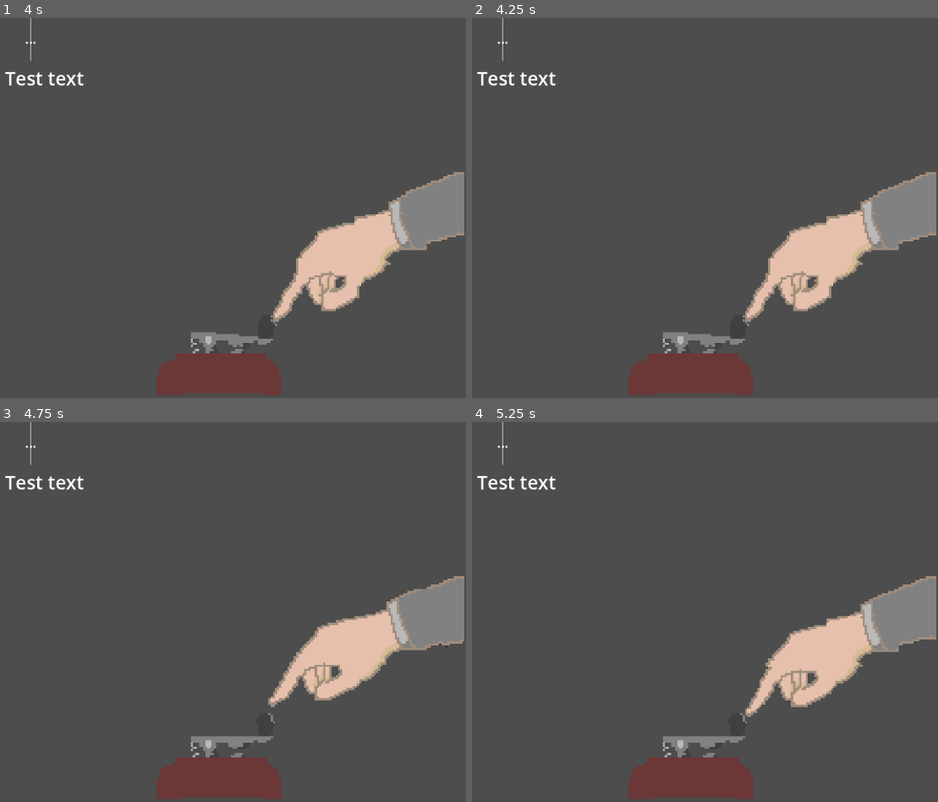
Above: before the commit, frames 1-4 (two rows, left to right).
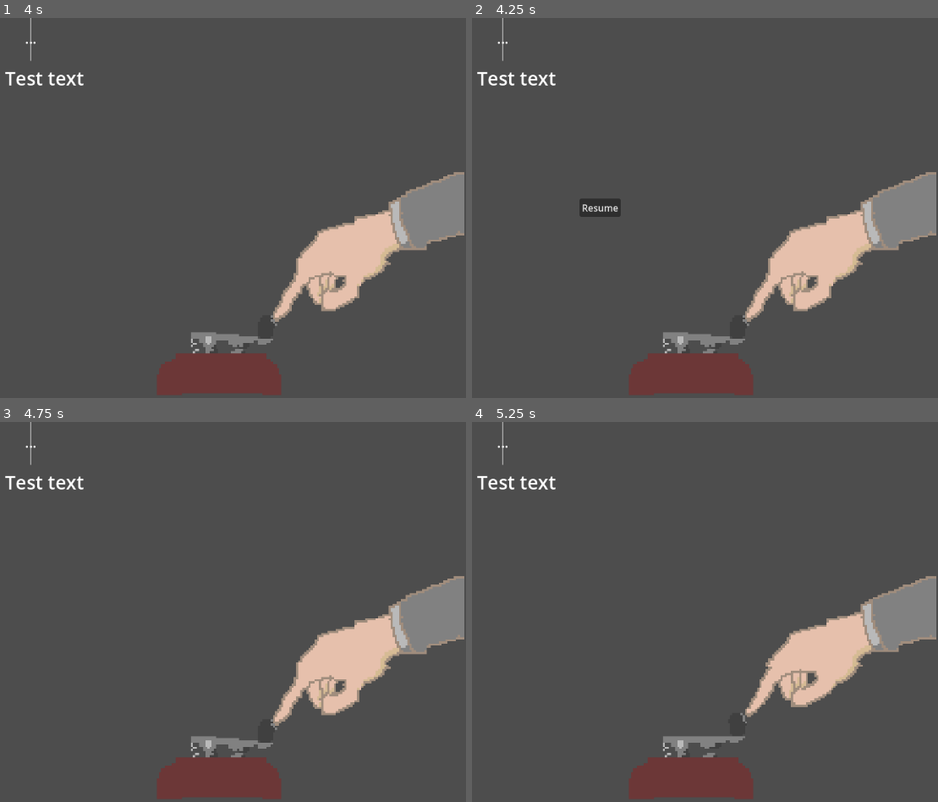
Above: after the commit, the same moments.

Repository: Nidjo123/LD53
Game: Godot game, scene res://Scenes/Telegraph.tscn
Same seed, same stepped clock (60 frames per second), same inputs: the game is played once before the commit and once after it.
Inputs (mouse positions are in pixels of both pictures, inside the frame that each line leads up to):
- Up to frame 1 (4 s): tap Enter at 0.5, 2.75 s; hold Down (telegraph_press) 0.53-1.28 s; tap Space at 1.25 s; tap Down (telegraph_press) at 1.35, 2.85 s; hold Down (telegraph_press) 2.03-2.78 s; hold Down (telegraph_press) from 3.53 s (still down)
- Up to frame 2 (4.25 s): keep holding Down (telegraph_press); tap Escape (ui_cancel) at 4.15 s
- Up to frame 3 (4.75 s): release Down (telegraph_press) at 4.25 s; click (125, 612) at 4.25 s, where only the run after the commit has a clickable "Resume"
- Up to frame 4 (5.25 s): tap Space at 5 s; tap Down (telegraph_press) at 5.1 s

Frame 1 is identical in both runs. In frame 2, 0.4% of the frame differs, in the area x 23-32%, y 47-53%; in frame 3, 3.0%, in the area x 46-100%, y 43-87%; in frame 4, nothing differs.

Commit message:
Add basic pause menu

Diff:
--- a/Scenes/MorseText.tscn
+++ b/Scenes/MorseText.tscn
@@ -1,7 +1,7 @@
-[gd_scene load_steps=3 format=3 uid="uid://b2pj2iffcghis"]
+[gd_scene load_steps=3 format=3 uid="uid://c0778ivao4xo2"]
 
 [ext_resource type="Script" path="res://Scripts/MorseText.gd" id="1_eyuaq"]
-[ext_resource type="Script" path="res://Scenes/ColorRect.gd" id="2_6yalb"]
+[ext_resource type="Script" path="res://Scripts/ColorRect.gd" id="2_yw643"]
 
 [node name="MorseText" type="Control"]
 layout_mode = 3
@@ -27,7 +27,7 @@
 offset_right = 3.0
 offset_bottom = 76.0
 color = Color(1, 0, 1, 1)
-script = ExtResource("2_6yalb")
+script = ExtResource("2_yw643")
 
 [node name="Timer" type="Timer" parent="ColorRect"]
 
--- a/Scenes/Telegraph.tscn
+++ b/Scenes/Telegraph.tscn
@@ -1,27 +1,61 @@
-[gd_scene load_steps=5 format=3 uid="uid://cj1vd15gpuj6g"]
+[gd_scene load_steps=7 format=3 uid="uid://cb5khxpbu7ecs"]
 
 [ext_resource type="PackedScene" uid="uid://cytf7hrfph3ta" path="res://Scenes/MorseController.tscn" id="1_dot85"]
-[ext_resource type="Script" path="res://Scenes/Telegraph.gd" id="1_h13cq"]
-[ext_resource type="PackedScene" uid="uid://b2pj2iffcghis" path="res://Scenes/MorseText.tscn" id="2_pj4sx"]
+[ext_resource type="Script" path="res://Scripts/GameController.gd" id="1_f4xmj"]
+[ext_resource type="Script" path="res://Telegraph.gd" id="2_ff80x"]
+[ext_resource type="PackedScene" uid="uid://c0778ivao4xo2" path="res://Scenes/MorseText.tscn" id="2_pj4sx"]
 [ext_resource type="SpriteFrames" uid="uid://becau161cstrh" path="res://Animations/TelegraphPressNewFrames.tres" id="4_5km8r"]
+[ext_resource type="Script" path="res://Scripts/PauseMenu.gd" id="6_k7rt0"]
 
 [node name="TelegraphScene" type="Node2D"]
-script = ExtResource("1_h13cq")
+script = ExtResource("1_f4xmj")
 
-[node name="MorseController" parent="." instance=ExtResource("1_dot85")]
+[node name="Game" type="Node2D" parent="."]
+script = ExtResource("2_ff80x")
 
-[node name="MorseText" parent="." instance=ExtResource("2_pj4sx")]
+[node name="MorseController" parent="Game" instance=ExtResource("1_dot85")]
 
-[node name="TelegraphAnimation" type="AnimatedSprite2D" parent="."]
+[node name="MorseText" parent="Game" instance=ExtResource("2_pj4sx")]
+
+[node name="TelegraphAnimation" type="AnimatedSprite2D" parent="Game"]
 position = Vector2(574.889, 324)
 scale = Vector2(3.58889, 3.58889)
 sprite_frames = ExtResource("4_5km8r")
 animation = &"idle"
 speed_scale = 3.0
 
-[connection signal="letter_typed" from="MorseController" to="." method="_on_morse_controller_letter_typed"]
-[connection signal="telegraph_pressed" from="MorseController" to="." method="_on_morse_controller_telegraph_pressed"]
-[connection signal="telegraph_pressed" from="MorseController" to="MorseController" method="_on_telegraph_pressed"]
-[connection signal="telegraph_released" from="MorseController" to="." method="_on_morse_controller_telegraph_released"]
-[connection signal="telegraph_released" from="MorseController" to="MorseController" method="_on_telegraph_released"]
-[connection signal="animation_finished" from="TelegraphAnimation" to="." method="_on_telegraph_animation_animation_finished"]
+[node name="PauseMenu" type="Control" parent="."]
+process_mode = 3
+layout_mode = 3
+anchors_preset = 0
+offset_right = 40.0
+offset_bottom = 40.0
+script = ExtResource("6_k7rt0")
+
+[node name="CenterContainer" type="CenterContainer" parent="PauseMenu"]
+layout_mode = 0
+offset_right = 1152.0
+offset_bottom = 648.0
+
+[node name="Panel" type="Panel" parent="PauseMenu/CenterContainer"]
+layout_mode = 2
+
+[node name="VBoxContainer" type="VBoxContainer" parent="PauseMenu/CenterContainer/Panel"]
+layout_mode = 2
+offset_left = -35.0
+offset_top = -16.0
+offset_right = 35.0
+offset_bottom = 15.0
+
+[node name="ResumeButton" type="Button" parent="PauseMenu/CenterContainer/Panel/VBoxContainer"]
+layout_mode = 2
+text = "Resume"
+
+[connection signal="game_resumed" from="." to="Game/MorseController" method="_reset_state"]
+[connection signal="letter_typed" from="Game/MorseController" to="Game" method="_on_morse_controller_letter_typed"]
+[connection signal="telegraph_pressed" from="Game/MorseController" to="Game" method="_on_morse_controller_telegraph_pressed"]
+[connection signal="telegraph_pressed" from="Game/MorseController" to="Game/MorseController" method="_on_telegraph_pressed"]
+[connection signal="telegraph_released" from="Game/MorseController" to="Game" method="_on_morse_controller_telegraph_released"]
+[connection signal="telegraph_released" from="Game/MorseController" to="Game/MorseController" method="_on_telegraph_released"]
+[connection signal="animation_finished" from="Game/TelegraphAnimation" to="Game" method="_on_telegraph_animation_animation_finished"]
+[connection signal="pressed" from="PauseMenu/CenterContainer/Panel/VBoxContainer/ResumeButton" to="." method="_on_resume_button_pressed"]
--- /dev/null
+++ b/Scripts/GameController.gd
@@ -0,0 +1,29 @@
+extends Node2D
+
+
+signal game_paused
+signal game_resumed
+
+
+func _ready():
+	$PauseMenu.hide()
+
+
+func _process(delta):
+	if Input.is_action_just_pressed("ui_cancel"):
+		set_paused(true)
+
+
+func set_paused(paused):
+	if get_tree().paused == paused:
+		return
+	if paused:
+		game_paused.emit()
+	$PauseMenu.visible = paused
+	get_tree().paused = paused
+	if not paused:
+		game_resumed.emit()
+
+
+func _on_resume_button_pressed():
+	set_paused(false)
--- a/Scripts/MorseAudio.gd
+++ b/Scripts/MorseAudio.gd
@@ -5,8 +5,10 @@
 @export var pulse_hz: float = 320.0
 @export var rand_range: float = 0.1
 
+
 var phase = 0.0
 var playback: AudioStreamPlayback = null
+
 
 func _fill_buffer():
 	var increment = pulse_hz / sample_hz
@@ -15,7 +17,6 @@
 	while to_fill > 0:
 		var frame = Vector2.ONE * sin(phase * TAU)
 		playback.push_frame(frame)  # audio frames are stereo
-		var next_phase = phase + increment
 		phase = fmod(phase + increment, 1.0)
 		to_fill -= 1
 
--- a/Scripts/MorseController.gd
+++ b/Scripts/MorseController.gd
@@ -30,6 +30,8 @@
 		input = '-'
 
 	inputs += input
+	if input == '':
+		input = 'nothing'
 	print("Registered %s, elapsed %f" % [input, pressed_elapsed])
 
 
@@ -60,3 +62,10 @@
 	_register_input()
 	is_pressed = false
 	idle_elapsed = 0
+
+
+func _reset_state():
+	is_pressed = false
+	idle_elapsed = 0
+	pressed_elapsed = 0
+	$MorseAudio.stream_paused = true
--- a/Scripts/MorseText.gd
+++ b/Scripts/MorseText.gd
@@ -35,7 +35,7 @@
 
 func advance_letter(letter: String):
 	var expected_letter = $Text.text[letter_idx]
-	if letter == '' or letter.nocasecmp_to(expected_letter):
+	if letter == '' or letter.nocasecmp_to(expected_letter) != 0:
 		$ColorRect.make_red()
 	else:
 		$ColorRect.make_green()
--- /dev/null
+++ b/Scripts/PauseMenu.gd
@@ -0,0 +1,5 @@
+extends Control
+
+
+func _process(delta):
+	pass
--- a/project.godot
+++ b/project.godot
@@ -20,6 +20,10 @@
 
 MorseUtils="*res://Scripts/MorseUtils.gd"
 
+[display]
+
+window/size/resizable=false
+
 [input]
 
 telegraph_press={
Renamed: Scenes/ColorRect.gd -> Scripts/ColorRect.gd
Renamed: Scenes/Telegraph.gd -> Telegraph.gd
